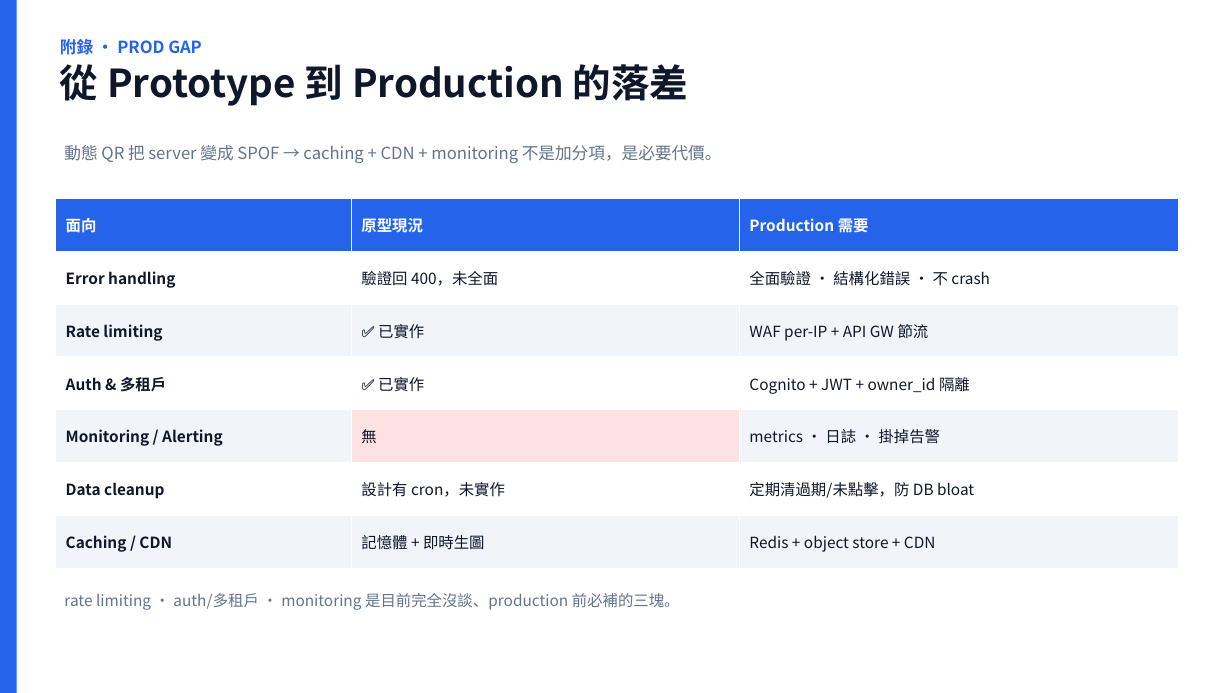
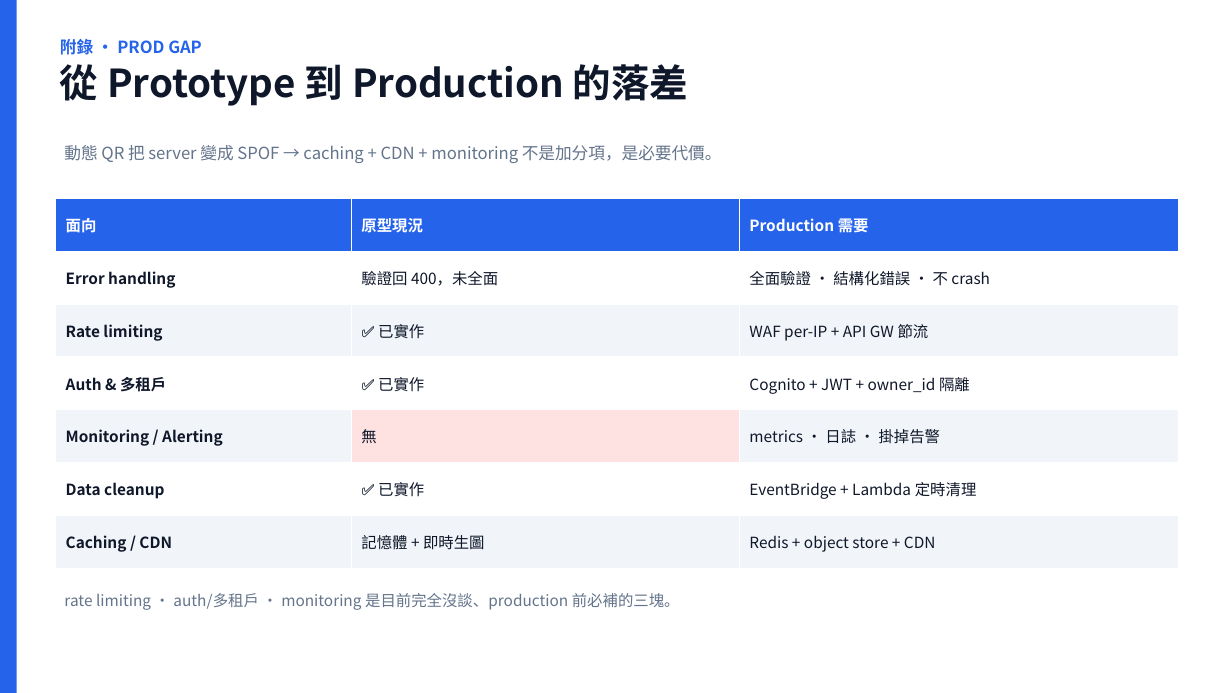
Before and after one commit to scolley31/system-design-demo, a slide deck: slide 22 of QR Code Generator/QR_Code_Generator.pptx. Drawn at 1232x693 pixels with LibreOffice and Linux fonts; fonts in the diff are those of the drawing. Boxes give left, top, right and bottom in pixels: in the first picture for what was removed or moved away, otherwise in the second. Text is boxed around its words. In the diff, an @@ line names an element or a change of style, - is before the commit and + after.

```diff
--- a/QR Code Generator/QR_Code_Generator.pptx
+++ b/QR Code Generator/QR_Code_Generator.pptx
@@ table at <box>55,199,1178,568</box> @@
-row 6, column 2: 設計有 cron，未實作
+row 6, column 2: ✅ 已實作
-row 6, column 3: 定期清過期/未點擊，防 DB bloat
+row 6, column 3: EventBridge + Lambda 定時清理
```
Also in this commit, not shown: 1 slide added, 14 other files.
